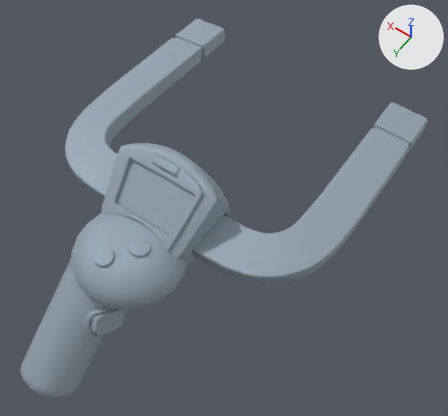
Before and after pictures for a commit that changed the FBX model Assets/Game Systems/Player/Magnet Controller/Magnet Controller.fbx.
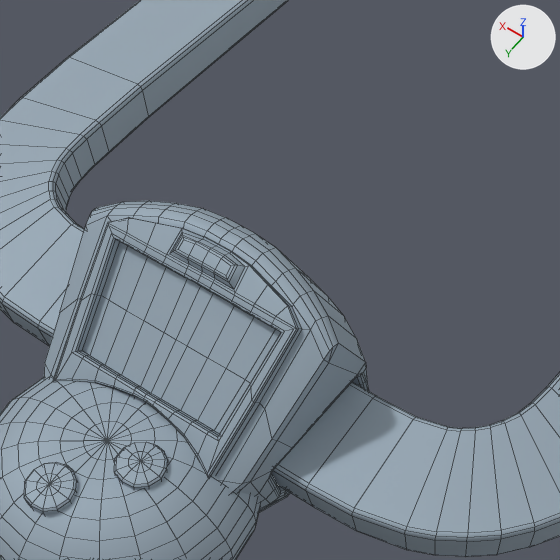
Each version appears first whole from a 50 mm lens placed at (-0.1346, 0.1175, 0.2428), pointed at (-0.0154, -0.0494, -0.0196), and next in a close-up on the part from 19% to 68% of the width and 15% to 69% of the height. Every picture has the same lights, and +X, +Y and +Z are marked at upper right. The close-ups show mesh edges as thin lines. Where no turn or scale is listed for an object, it has been applied to the vertices.

Script lines for the objects in view, before the commit:
```python
me_controller = bpy.data.meshes.new('Controller')
me_controller.from_pydata(...)  # 1909 vertices, 1871 faces; spans x -0.082..0.082, y -0.154..0.077, z -0.068..0.029
me_controller.materials.append(mat_magnet_device)  # its picture is missing
me_down_button = bpy.data.meshes.new('Down Button')
me_down_button.from_pydata(...)  # 53 vertices, 52 faces; spans x -0.00399..0.0059, y 0.01634..0.02639, z 0.0035..0.00732
me_down_button.materials.append(mat_magnet_device)  # its picture is missing
me_up_button = bpy.data.meshes.new('Up Button')
me_up_button.from_pydata(...)  # 53 vertices, 52 faces; spans x -0.01428..-0.00436, y 0.00352..0.01349, z 0.00347..0.00747
me_up_button.materials.append(mat_magnet_device)  # its picture is missing
ob_controller = bpy.data.objects.new('Controller', me_controller)
ob_controller.location = (0.0, 0.0, 0.0)
ob_down_button = bpy.data.objects.new('Down Button', me_down_button)
ob_down_button.location = (0.0, 0.0, 0.0)
ob_up_button = bpy.data.objects.new('Up Button', me_up_button)
ob_up_button.location = (0.0, 0.0, 0.0)
```
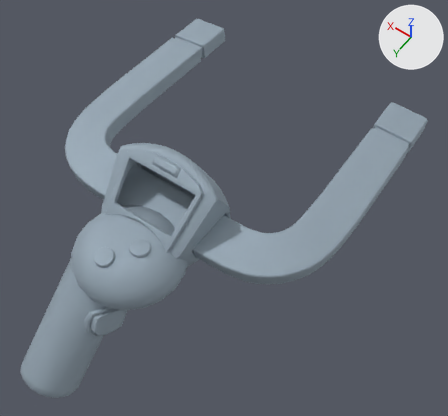
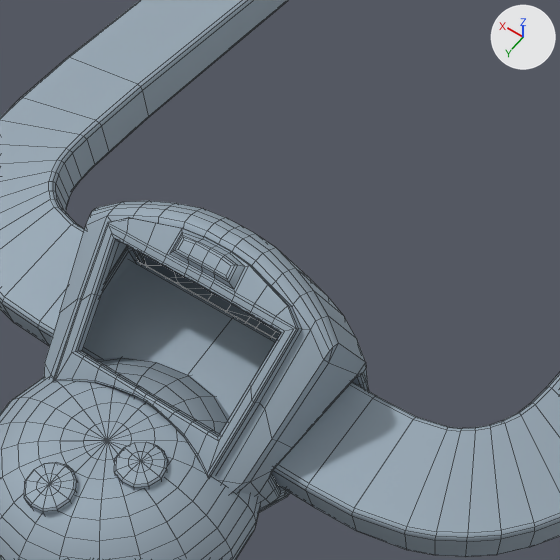
Where the change shows, as pixel boxes [x1, y1, x2, y2] in the close-ups (560 x 560 px):
part 1 of me_controller, deleted
    before: [82, 242, 281, 434]

What changed in the scene script:
```text
Change me_controller:
    used by ob_controller; location = (0.0, 0.0, 0.0)
    remove me_controller.from_pydata(...)  # 1909 vertices, 1871 faces; spans x -0.082..0.082, y -0.154..0.077, z -0.068..0.029
    add me_controller.from_pydata(...)  # 1900 vertices, 1851 faces; spans x -0.082..0.082, y -0.154..0.077, z -0.068..0.029
    me_controller part 1
    9 vertices are removed from x -0.017..0.016, y -0.013, z 0.014
    20 faces are deleted
```
